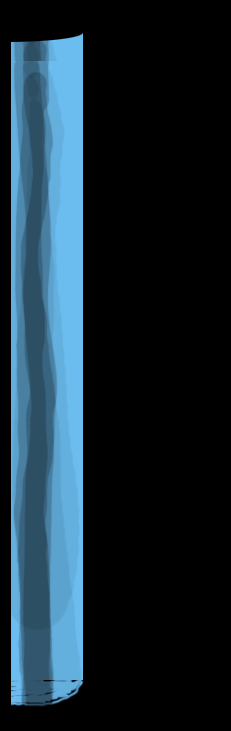
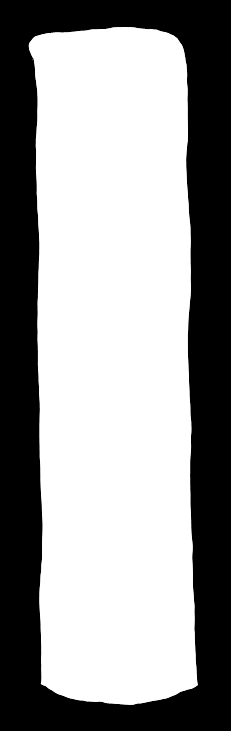
Layers edited between the first and the second 231x731 image:
showed "Mask for water filling" over 11, 27, 198, 707
hid group "Water" (8 layers) over 11, 27, 198, 707
hid "Water filler" over 11, 33, 84, 707
